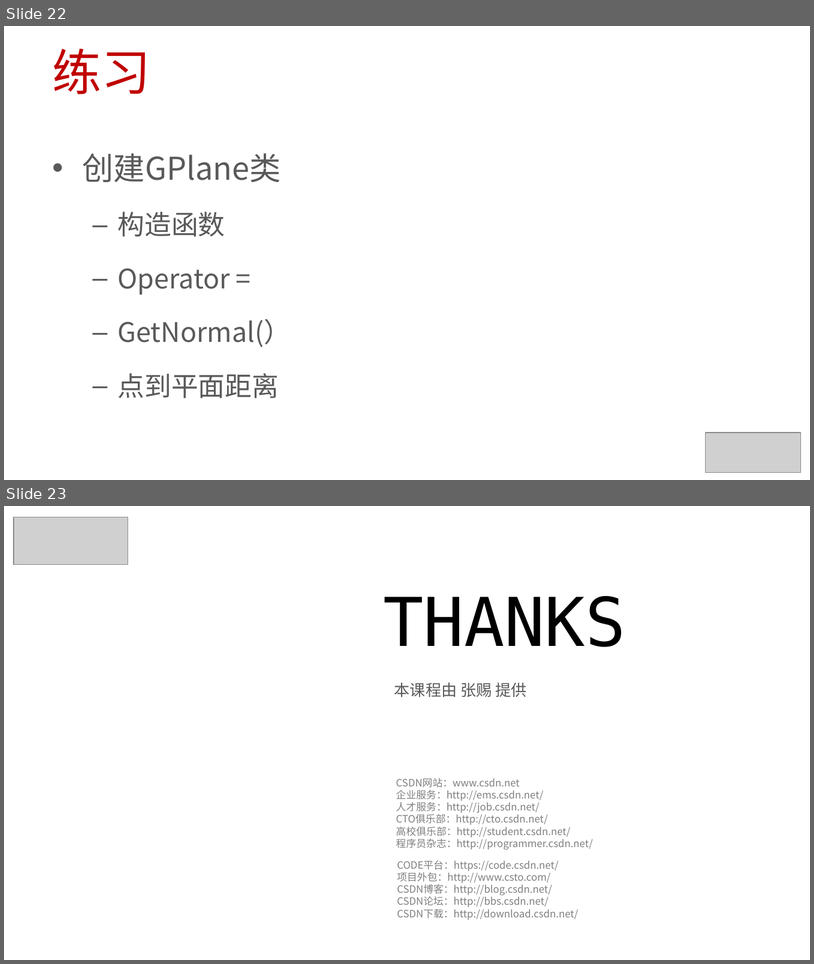
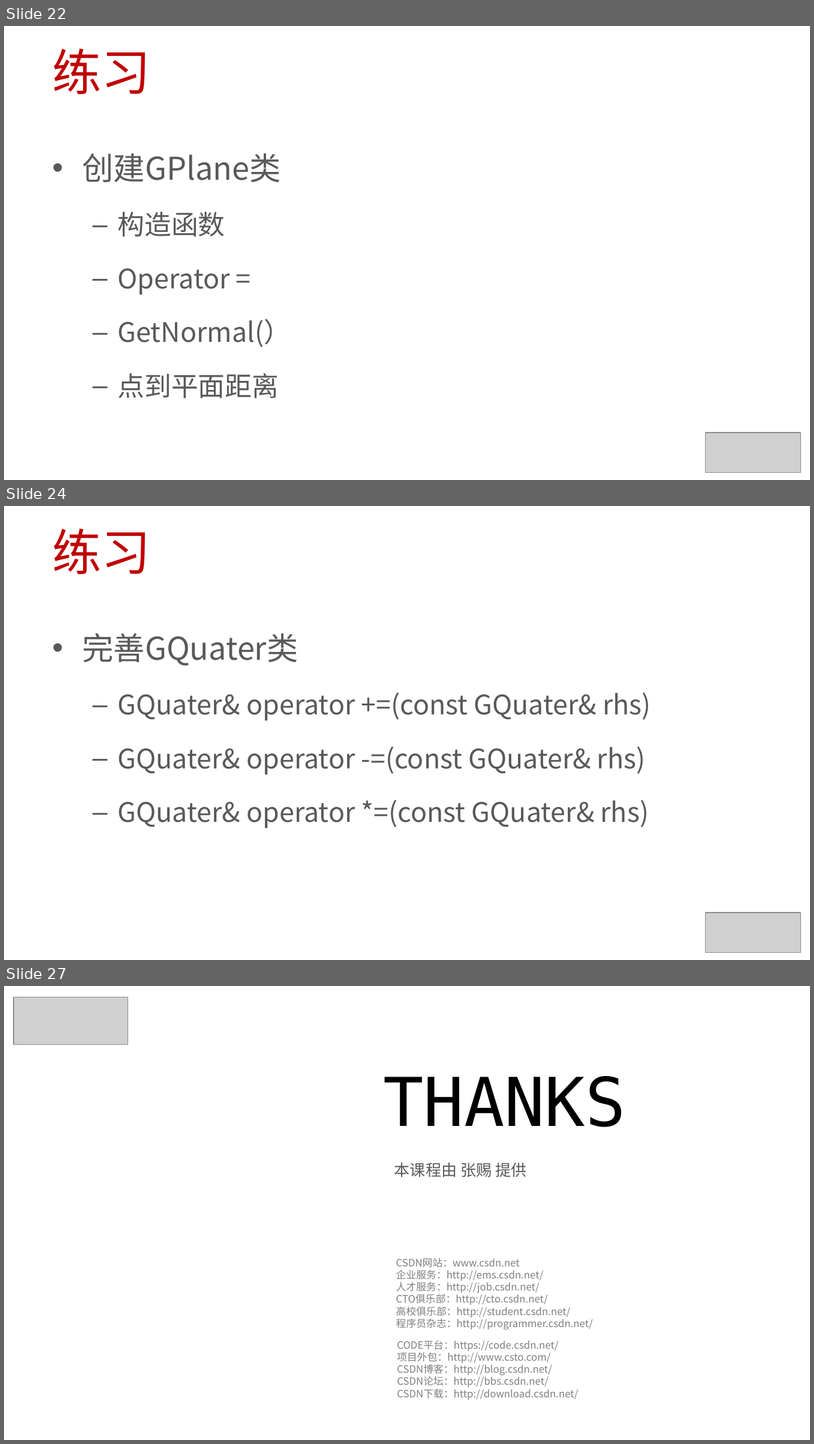
Before and after one commit to 0000duck/ComputerGraphicsBasics, a slide deck: PPT/C++练习.pptx. Shown one above the other, each under a label of ours: slides 22 and 23 before the commit, slides 22, 24 and 27 after it; the slides between them are not shown. The pictures are 814x964 and 814x1444 pixels, drawn with LibreOffice and Linux fonts; fonts in the diff are those of the drawing; grey boxes stand for pictures; background and template pictures are left out. Boxes give left, top, right and bottom in pixels: in the first picture for what was removed or moved away, otherwise in the second. Text is boxed around its words. In the diff, an @@ line names an element or a change of style, - is before the commit and + after.

```diff
--- a/PPT/C++练习.pptx
+++ b/PPT/C++练习.pptx
@@ slide 24 added at bbox=[4, 506, 810, 960], background #FFFFFF @@
@@ title added at bbox=[53, 528, 151, 574], 44 pt, text #C00000 @@
+练习
@@ text added at bbox=[83, 633, 651, 828], 24 pt, text #595959 @@
+• 完善GQuater类
+  – GQuater& operator +=(const GQuater& rhs)
+  – GQuater& operator -=(const GQuater& rhs)
+  – GQuater& operator *=(const GQuater& rhs)
@@ picture added at bbox=[705, 912, 801, 952] @@
@@ what was slide 23 is now slide 27 @@
```
Also in this commit, not shown: 3 other slides added, 1 other file.
